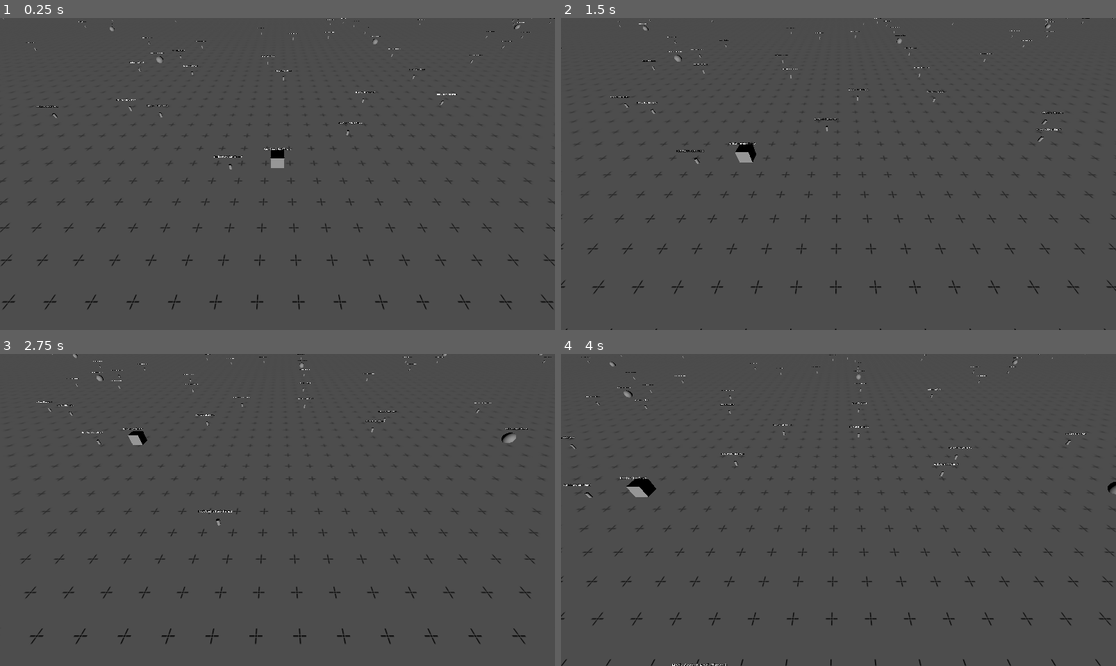
Above: before the commit, frames 1-4 (two rows, left to right).
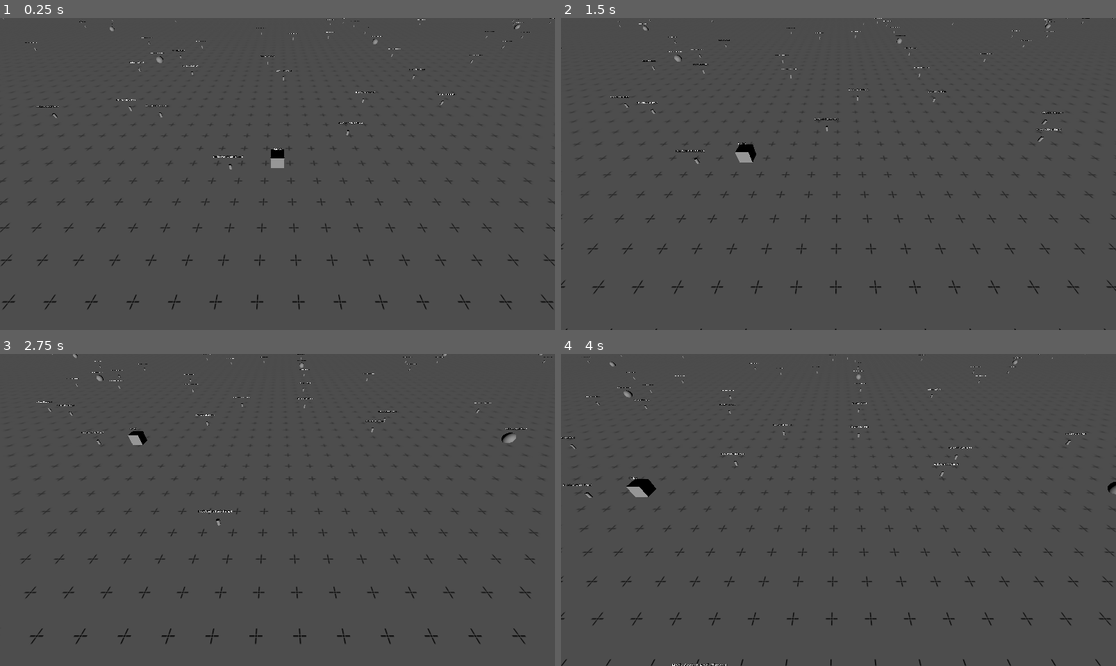
Above: after the commit, the same moments.

Repository: MrNavaStar/void.sys
Game: Godot game, scene res://scenes/world.tscn
Two runs of this game, one before a commit and one after it. Both use one fixed random seed, a clock stepped at 60 frames per second and the inputs below.
Inputs (mouse positions are in pixels of both pictures, inside the frame that each line leads up to):
- Up to frame 1 (0.25 s): no input
- Up to frame 2 (1.5 s): tap Enter at 0.5 s; move the mouse to (960, 158) at 0.52 s; press the mouse at (960, 158) at 0.53 s; hold D (right) 0.53-1.28 s; move the mouse to (727, 189) at 1.27 s; release the mouse at (727, 189) at 1.28 s; hold S (down) from 1.28 s (still down); click (727, 189) at 1.35 s
- Up to frame 3 (2.75 s): move the mouse to (333, 441) at 2.02 s; release S (down) at 2.03 s; press the mouse at (333, 441) at 2.03 s; hold D (right) from 2.03 s (still down); tap Mouse wheel up (zoom_in) at 2.1 s
- Up to frame 4 (4 s): move the mouse to (810, 572) at 2.77 s; release D (right) at 2.78 s; release the mouse at (810, 572) at 2.78 s; hold W (up) 2.78-3.53 s; tap Mouse wheel down (zoom_out) at 2.85 s; click (810, 572) at 3.05 s; move the mouse to (1005, 556) at 3.52 s; press the mouse at (1005, 556) at 3.53 s; hold A (left) from 3.53 s (still down)

The runs differ from the first frame. In frame 1, 0.1% of the frame differs, in the area x 4-100%, y 0-45%; in frame 2, 0.1%; in frame 3, less than 0.1%; in frame 4, 0.1%.

Commit message:
you can hack shit up

Diff:
--- a/scripts/hacker.gd
+++ b/scripts/hacker.gd
@@ -11,6 +11,3 @@
 
 func can_compute_action(cost: int) -> bool:
 	return total_compute >= get_compute_usage() + cost
-
-func hack_node(node: SpaceNode):
-	pass
--- a/scripts/space_node.gd
+++ b/scripts/space_node.gd
@@ -18,36 +18,42 @@
 	hack_timer.timeout.connect(_on_hack_finish)
 	add_child(hack_timer)
 
-func _post_make():
-	info.text = "Hack Cost: %s Hack Time: %s" % [hack_cost, hack_time]
+func _update_label():
+	if is_hacked:
+		info.text = "Hacked"
+	else:
+		info.text = "Hack Cost: %s Hack Time: %s" % [hack_cost, hack_time]
 
 func make_root():
 	$Object/MeshInstance3D.mesh = BoxMesh.new()
 	is_hacked = true
-	_post_make()
+	_update_label()
 
 func make_planet():
 	$Object/MeshInstance3D.mesh = SphereMesh.new()
-	hack_cost = [32, 48, 64][randf_range(0, 2)]
+	hack_cost = [32, 48, 64][randi_range(0, 2)]
 	hack_time = randi_range(8, 16)
-	_post_make()
+	_update_label()
 
 func make_ship():
 	$Object/MeshInstance3D.mesh = CylinderMesh.new()
 	$Object/MeshInstance3D.scale = Vector3(0.2, 0.2, 0.2)
-	hack_cost = [8, 16, 32][randf_range(0, 2)]
+	hack_cost = [8, 16, 32][randi_range(0, 2)]
 	hack_time = randi_range(3, 6)
-	_post_make()
+	_update_label()
 
 func hack():
+	if !Hacker.can_compute_action(hack_cost):
+		return
+	allocated_compute = hack_cost
 	hack_timer.start(hack_time)
 
 func _on_hack_finish():
+	Hacker.hacked_nodes.append(self)
 	allocated_compute = round(allocated_compute / 2)
 	is_hacked = true
+	_update_label()
 
 func _on_area_3d_input_event(camera: Node, event: InputEvent, event_position: Vector3, normal: Vector3, shape_idx: int) -> void:
-	if !event.is_action_pressed("select"):
-		return
-
-	hack()
+	if event.is_action_pressed("select"):
+		hack()
